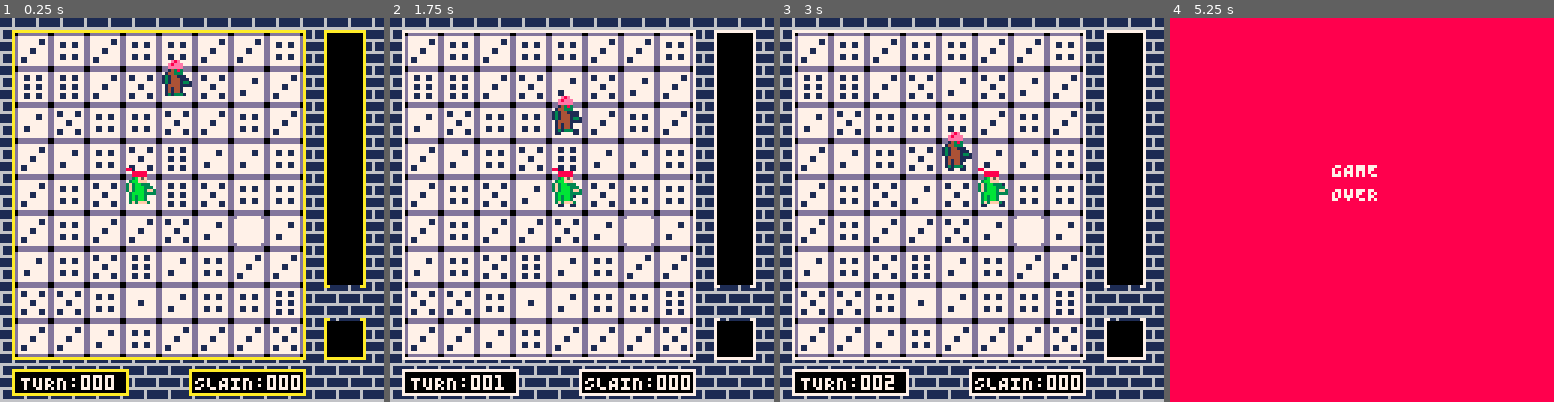
Above: before the commit, frames 1-4 (left to right).
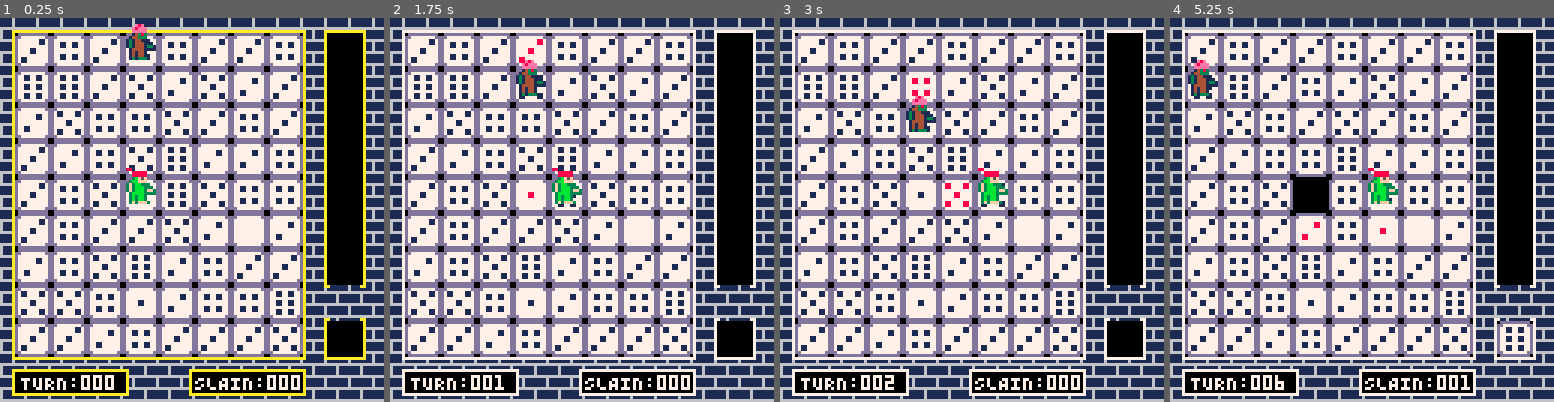
Above: after the commit, the same moments.

Repository: IAmBatby/diecastle
Game: PICO-8 cartridge diecastle.p8
Two runs of this game, one before a commit and one after it. Both use one fixed random seed, a clock stepped at 60 frames per second and the inputs below.
Inputs:
- Up to frame 1 (0.25 s): no input
- Up to frame 2 (1.75 s): tap X (X key) at 0.33, 1.07 s; tap O (Z key) at 0.7, 1.7 s; hold Right from 1.6 s (still down)
- Up to frame 3 (3 s): tap X (X key) at 1.85, 2.97 s; release Right at 2.1 s; tap O (Z key) at 2.1, 2.5, 2.9 s; hold Up 2.15-2.42 s; hold Right from 2.47 s (still down)
- Up to frame 4 (5.25 s): release Right at 3.03 s; hold Left 3.08-3.58 s; tap O (Z key) every 0.4 s from 3.3 to 4.9 s; hold Down 3.63-3.97 s; hold Right 4.02-4.68 s; tap X (X key) at 4.08, 5.2 s; hold Up 4.73-5.03 s; hold Left from 5.08 s (still down)

The runs differ from the first frame. In frame 1, 2.6% of the frame differs, in the area x 4-79%, y 1-88%; in frame 2, 2.8%; in frame 3, 3.3%; in frame 4, 100%, in the area x 0-100%, y 0-100%.

Commit message:
Bunch Of New Features
1 Turn Dice Dot Colouring
Enemy Spawn While Loop
Enemy Only Spawn On Edge
Enemy Won't Spawn On Same Column & Row As Player
Tiles Won't Go To Negative Values
Dice Item Breaking Tiles Has SFX
Dice Item Breaking Tile Below Player Kills Player

Diff:
--- a/diecastle.lua
+++ b/diecastle.lua
@@ -10,7 +10,7 @@
     tilerowcount = 7
     tilecolumncount = 8
 
-    tilerespawncountmax = 5
+    tilerespawncountmax = 16
 
     move={}
     move.x = 0
@@ -62,182 +62,88 @@
     player.sprbotx = 94
     player.sprboty = 11
     player.tileindex = 36
+    add(tileupdateindex, player.tileindex)
 
     tiles[player.tileindex].occopation = 1
 
+    --tileedgeindex={}
+    for edgeval in all(tiles) do
+        --add(tileedgeindex, edgeval)
+        edgeval.isedge = true
+        if edgeval.x > 14 and edgeval.y > 14 then
+            if edgeval.x < 86 and edgeval.y < 98 then
+                edgeval.isedge = false
+            end
+        end
+    end
+
     enemies={}
 
     GenerateEnemy(1)
 end
 
-function GenerateBackground()
-    bgsprx = 0
-    bgspry = 16
-
-    --Drawing tiled brick background 8x8
-    for j=0, 8 do
-        for i=0,8 do
-            sspr(bgsprx, bgspry, 16, 16, i * 16,j * 16)
-        end
-    end
-
-    rectfill(4,4,101,113,bordercolor) -- Level Yellow Border
-    rectfill(5,5,100,112,0) -- Level Background
-
-    rectfill(108,4,121,88,bordercolor) -- Dice Inventory Secondary Border
-    rectfill(108,89,109,89,bordercolor) -- Dice Inventory Secondary Border
-    rectfill(120,89,121,89,bordercolor) -- Dice Inventory Secondary Border
-    rectfill(109,5,120,88,0) -- Dice Inventory Secondary Background
-
-    rectfill(108,101,121,113,bordercolor) -- Dice Inventory Primary Border
-    rectfill(108,100,109,100,bordercolor) -- Dice Inventory Primary Border
-    rectfill(120,100,121,100,bordercolor) -- Dice Inventory Primary Border
-    rectfill(109,101,120,112, 0) -- Dice Inventory Primary Background
-
-    rectfill(4,117,42,125,bordercolor) -- Textbox 1 Border
-    rectfill(5,118,41,124,0) -- Textbox 1 Background
-
-    rectfill(63,117,101,125,bordercolor) -- Textbox 2 Border
-    rectfill(64,118,100,124,0) -- Textbox 2 Background
-end
-
-function GenerateLevel()
-    tiles={}
-
-    lvlsprx = 0
-    lvlspry = 0
-
-    for j=0, tilecolumncount do
-        for i=0, tilerowcount do
-            add(tiles, GenerateTile(5 + (i * 12), 5 + (j * 12)))
-        end
-    end
-end
-
-function GenerateTile(x,y)
-    tile={}
-    tile.x = x
-    tile.y = y
-    tile.value = TileValueRoll()
-    tile.sprite = tile.value
-    tile.occopation = 0
-    tile.respawncount = 0
-
-    --If a tile is a lower value we roll a 50-50 chance of raising it's value, this is a balance choice to generally create higher value tiles
-    if tile.value == 1 or 2 or 3 then
-        if flr(rnd(2)) == 1 then
-            tile.value += 1
-        end
-    end
-
-    return(tile)
-
-end
-
-function TileValueRoll()
-    value = flr(rnd(3)) + flr(rnd(3)) + flr(rnd(2)) + 1
-    return(value)
-end
-
---Unused as I prefer destroyed tiles to just be a type of tile rather than being nonexistent. this way the tiles array is always consistent with the board.
-function DestroyTile(x)
-    rectfill(tiles[x].x,tiles[x].y,tiles[x].x + 11, tiles[x].y + 11)
-    del(tiles, tiles[x])
-end
-
-function GenerateEnemy(amount)
-    enemyspawncount = 0
-    for i=1, amount do
-        p = flr(rnd(#tiles))
-        if p == 0 then
-            p = 1
-        end
-        if tiles[p].occopation == 0 and tiles[p].value != 0 then
-            enemy={}
-            enemy.x = tiles[p].x + 1
-            enemy.y = tiles[p].y - 3
-            enemy.sprx = 108
-            enemy.spry = 0
-            enemy.ypreference = true
-            enemy.tileindex = p
-            add(enemies,enemy)
-        end
-    end
-end
-
-function GenerateDice(random, notrandomvalue)
-    if #diceinventory < 8 then
-        dice={}
-        dice.x = 0
-        dice.y = 0
-        dice.value = 0
-        if random == true then
-            newdicenumber = flr(rnd(7))
-            if newdicenumber == 0 then
-                newdicenumber = 1
-            end
-            dice.value = newdicenumber
-        else
-            dice.value = notrandomvalue
-        end
-
-        if #diceinventory == 0 then
-            dice.x = diceprimaryx
-            dice.y = diceprimaryy
-        else
-            dice.x = dicesecondaryx
-            dice.y = dicesecondaryy - (12 * (#diceinventory - 1))
-        end
-        add(diceinventory, dice)
-    end
-end
-
-function ConsumeDice(positiveornegative)
-    consumevalue = positiveornegative
-    consumed = false
-    if #diceinventory != 0 then
-        debugtext = "consuming"
-        tilescount = 1
-        tilevaluecount = 0
-        for tilescounttest in all(tiles) do
-            if tiles[tilescount].value == diceinventory[1].value then
-                tilevaluecount = tiles[tilescount].value + consumevalue
-                if tilevaluecount != 7 then
-                    tiles[tilescount].value += consumevalue
-                    debugtext = "Changing Dice Value"
-                    if consumevalue == 1 then
-                        sfx(6)
-                    elseif consumevalue == -1 then
-                        sfx(13)
-                    end
-                end
-            end
-            consumed = true
-            tilescount += 1
-        end
-        if consumed == true then
-            del(diceinventory, diceinventory[1])
-
-            if #diceinventory != 0 then
-                if #diceinventory > 1 then
-                    dicecount = 1
-                    for dicecounttest in all(diceinventory) do
-                            diceinventory[dicecount].y += 12
-                            dicecount += 1
-                    end
-                end
-                diceinventory[1].x = diceprimaryx
-                diceinventory[1].y = diceprimaryy
-            end
+function _update60()
+    if inputlock == inputlockmax then
+        if gameover == true then
+            if btn(controls.left) or btn(controls.right) or btn(controls.up) or btn(controls.down) or btn(controls.a) or btn(controls.b) then
+                run()
+            end
+        end
+        bordercolor = bordercolordefault
+        if newturnrunning == false then
+           UpdatePlayer()
         end
     else
-        sfx(14)
+        inputlock += 1
+        bordercolor = 7
+    end
+end
+
+function UpdatePlayer()
+    if btn(controls.left) then
+        if Move(0, player.tileindex).valid == true then
+            player.y += move.y
+            player.x += move.x
+            player.tileindex += move.tileindex
+            NewTurn()
+        end
+    end
+    if btn(controls.right) then
+        if Move(1, player.tileindex).valid == true then
+            player.y += move.y
+            player.x += move.x
+            player.tileindex += move.tileindex
+            NewTurn()
+        end
+    end
+    if btn(controls.up) then
+        if Move(2, player.tileindex).valid == true then
+            player.y += move.y
+            player.x += move.x
+            player.tileindex += move.tileindex
+            NewTurn()
+        end
+    end
+    if btn(controls.down) then
+        if Move(3, player.tileindex).valid == true then
+            player.y += move.y
+            player.x += move.x
+            player.tileindex += move.tileindex
+            NewTurn()
+        end
+    end
+    if btn(controls.a) then
+        ConsumeDice(1)
+        inputlock = 0
+    end
+    if btn(controls.b) then
+        ConsumeDice(-1)
+        inputlock = 0
     end
 end
 
 function NewTurn()
     newturnrunning = true
-
     UpdateTiles()
 
     if tiles[player.tileindex].value <= 0 then
@@ -254,23 +160,25 @@
 end
 
 function UpdateTiles()
-    countj = 1
-
-    for diceval in all(tileupdateindex) do
-        if tiles[tileupdateindex[countj]].value != 7 then
-            tiles[tileupdateindex[countj]].value -= 1
-            if tiles[tileupdateindex[countj]].value == 0 then
+
+    for forresetingpalette in all(tiles) do
+        forresetingpalette.valueupdatedthisturn = 1
+    end
+    --Lowering Values
+    i = 1
+    for loweringdiceval in all(tileupdateindex) do
+        if tiles[tileupdateindex[i]].value != 7 and tiles[tileupdateindex[i]].value != 0 and tiles[tileupdateindex[i]].valueupdatedthisturn == 1 then
+            tiles[tileupdateindex[i]].value -= 1
+            if tiles[tileupdateindex[i]].value == 0 then
                 sfx(12)
             end
-        end
-        countj += 1
-    end
-
-    countk = 1
+            tiles[tileupdateindex[i]].valueupdatedthisturn = 3
+        end
+        i += 1
+    end
+
+    --Repawning Tiles
     for diceval2 in all(tiles) do
-        if diceval2.value < 0 then
-            diceval2.value = 0
-        end
         if diceval2.value == 0 then
             if diceval2.respawncount == tilerespawncountmax then
                 diceval2.value = TileValueRoll()
@@ -443,62 +351,6 @@
             countz += 1
             end
         end
-    end
-end
-
-function _update60()
-    if inputlock == inputlockmax then
-        if gameover == true then
-            if btn(controls.left) or btn(controls.right) or btn(controls.up) or btn(controls.down) or btn(controls.a) or btn(controls.b) then
-                run()
-            end
-        end
-        bordercolor = bordercolordefault
-        if newturnrunning == false then
-            if btn(controls.left) then
-                if Move(0, player.tileindex).valid == true then
-                    player.y += move.y
-                    player.x += move.x
-                    player.tileindex += move.tileindex
-                    NewTurn()
-                end
-            end
-            if btn(controls.right) then
-                if Move(1, player.tileindex).valid == true then
-                    player.y += move.y
-                    player.x += move.x
-                    player.tileindex += move.tileindex
-                    NewTurn()
-                end
-            end
-            if btn(controls.up) then
-                if Move(2, player.tileindex).valid == true then
-                    player.y += move.y
-                    player.x += move.x
-                    player.tileindex += move.tileindex
-                    NewTurn()
-                end
-            end
-            if btn(controls.down) then
-                if Move(3, player.tileindex).valid == true then
-                    player.y += move.y
-                    player.x += move.x
-                    player.tileindex += move.tileindex
-                    NewTurn()
-                end
-            end
-            if btn(controls.a) then
-                ConsumeDice(1)
-                inputlock = 0
-            end
-            if btn(controls.b) then
-                ConsumeDice(-1)
-                inputlock = 0
-            end
-        end
-    else
-        inputlock += 1
-        bordercolor = 7
     end
 end
 
@@ -526,26 +378,211 @@
     return(move)
 end
 
+function GenerateBackground()
+    bgsprx = 112
+    bgspry = 16
+
+    --Drawing tiled brick background 8x8
+    for j=0, 8 do
+        for i=0,8 do
+            sspr(bgsprx, bgspry, 16, 16, i * 16,j * 16)
+        end
+    end
+
+    rectfill(4,4,101,113,bordercolor) -- Level Yellow Border
+    rectfill(5,5,100,112,0) -- Level Background
+
+    rectfill(108,4,121,88,bordercolor) -- Dice Inventory Secondary Border
+    rectfill(108,89,109,89,bordercolor) -- Dice Inventory Secondary Border
+    rectfill(120,89,121,89,bordercolor) -- Dice Inventory Secondary Border
+    rectfill(109,5,120,88,0) -- Dice Inventory Secondary Background
+
+    rectfill(108,101,121,113,bordercolor) -- Dice Inventory Primary Border
+    rectfill(108,100,109,100,bordercolor) -- Dice Inventory Primary Border
+    rectfill(120,100,121,100,bordercolor) -- Dice Inventory Primary Border
+    rectfill(109,101,120,112, 0) -- Dice Inventory Primary Background
+
+    rectfill(4,117,42,125,bordercolor) -- Textbox 1 Border
+    rectfill(5,118,41,124,0) -- Textbox 1 Background
+
+    rectfill(63,117,101,125,bordercolor) -- Textbox 2 Border
+    rectfill(64,118,100,124,0) -- Textbox 2 Background
+end
+
+function GenerateLevel()
+    tiles={}
+
+    lvlsprx = 0
+    lvlspry = 0
+
+    for j=0, tilecolumncount do
+        for i=0, tilerowcount do
+            add(tiles, GenerateTile(5 + (i * 12), 5 + (j * 12)))
+        end
+    end
+end
+
+function GenerateTile(x,y)
+    tile={}
+    tile.x = x
+    tile.y = y
+    tile.value = TileValueRoll()
+    tile.sprite = tile.value
+    tile.occopation = 0
+    tile.respawncount = 0
+    tile.valueupdatedthisturn = 1
+    tile.isedge = true
+
+    --If a tile is a lower value we roll a 50-50 chance of raising it's value, this is a balance choice to generally create higher value tiles
+    if tile.value == 1 or 2 or 3 then
+        if flr(rnd(2)) == 1 then
+            tile.value += 1
+        end
+    end
+
+    return(tile)
+
+end
+
+function TileValueRoll()
+    value = flr(rnd(3)) + flr(rnd(3)) + flr(rnd(2)) + 1
+    return(value)
+end
+
+--Unused as I prefer destroyed tiles to just be a type of tile rather than being nonexistent. this way the tiles array is always consistent with the board.
+function DestroyTile(x)
+    rectfill(tiles[x].x,tiles[x].y,tiles[x].x + 11, tiles[x].y + 11)
+    del(tiles, tiles[x])
+end
+
+function GenerateEnemy(amount)
+    --enemyspawncount = 0
+    for i=1, amount do
+        foundvalidspawn = false
+        while foundvalidspawn == false do
+            randomnumber = flr(rnd(#tiles))
+            if randomnumber == 0 then
+                randomnumber = 1
+            end
+            randomtile = tiles[randomnumber]
+            if randomtile.occopation == 0 and randomtile.value != 0 and randomtile.isedge == true and randomtile.x != tiles[player.tileindex].y and randomtile.y != tiles[player.tileindex].y then
+                foundvalidspawn = true
+            end
+        end
+        enemy={}
+        enemy.x = tiles[randomnumber].x + 1
+        enemy.y = tiles[randomnumber].y - 3
+        enemy.sprx = 108
+        enemy.spry = 0
+        enemy.ypreference = true
+        enemy.tileindex = randomnumber
+        add(enemies,enemy)
+        add(tileupdateindex, enemy.tileindex)
+    end
+end
+
+function GenerateDice(random, notrandomvalue)
+    if #diceinventory < 8 then
+        dice={}
+        dice.x = 0
+        dice.y = 0
+        dice.value = 0
+        if random == true then
+            newdicenumber = flr(rnd(7))
+            if newdicenumber == 0 then
+                newdicenumber = 1
+            end
+            dice.value = newdicenumber
+        else
+            dice.value = notrandomvalue
+        end
+
+        if #diceinventory == 0 then
+            dice.x = diceprimaryx
+            dice.y = diceprimaryy
+        else
+            dice.x = dicesecondaryx
+            dice.y = dicesecondaryy - (12 * (#diceinventory - 1))
+        end
+        add(diceinventory, dice)
+    end
+end
+
+function ConsumeDice(consumevalue)
+    --consumevalue = positiveornegative
+    consumed = false -- this seems useless ngl
+
+    --Updating Affected Tiles
+    if #diceinventory != 0 then
+        tilescount = 1
+        for tilescounttest in all(tiles) do
+            if tiles[tilescount].value == diceinventory[1].value then
+                if (tiles[tilescount].value + consumevalue) != 7 then
+                    tiles[tilescount].value += consumevalue
+                    if consumevalue == 1 then
+                        sfx(6)
+                        tiles[tilescount].valueupdatedthisturn = 2
+                    elseif consumevalue == -1 then
+                        sfx(13)
+                        tiles[tilescount].valueupdatedthisturn = 3
+                    end
+                    if tiles[tilescount].value == 0 then
+                        if tiles[tilescount] == tiles[player.tileindex] then
+                            gameover = true
+                        end
+                        sfx(12)
+                    end
+                end
+            end
+            consumed = true
+            tilescount += 1
+        end
+
+        --Updating Inventory
+        if consumed == true then
+            del(diceinventory, diceinventory[1])
+
+            if #diceinventory != 0 then
+                if #diceinventory > 1 then
+                    dicecount = 1
+                    for dicecounttest in all(diceinventory) do
+                            diceinventory[dicecount].y += 12
+                            dicecount += 1
+                    end
+                end
+                diceinventory[1].x = diceprimaryx
+                diceinventory[1].y = diceprimaryy
+            end
+        end
+    else
+        sfx(14)
+    end
+end
+
 function _draw()
     cls()
     GenerateBackground()
 
-    counti = 1
     for drawval in all(tiles) do
-        sspr((tiles[counti].value * 12), 0, 12, 12, tiles[counti].x, tiles[counti].y)
-        counti += 1
-    end
-
-    counth = 1
-    for drawval2 in all(enemies) do
-        sspr(enemies[counth].sprx, enemies[counth].spry, 12, 12, enemies[counth].x, enemies[counth].y)
-        counth += 1
-    end
-
-    countk = 1
-    for drawval3 in all(diceinventory) do
-        sspr(diceinventory[countk].value * 12, 0, 12,12, diceinventory[countk].x, diceinventory[countk].y)
-        countk += 1
+        if drawval.value != 0 then
+            sspr(12, 0, 12, 12, drawval.x, drawval.y)
+            sspr((drawval.value * 12), drawval.valueupdatedthisturn * 12, 12, 12, drawval.x, drawval.y)
+        else
+            sspr(0, 0, 12, 12, drawval.x, drawval.y)
+        end
+    end
+
+    --for drawedgeval in all(tileedgeindex) do
+        --rectfill(drawedgeval.x + 5, drawedgeval.y + 5, drawedgeval.x + 7, drawedgeval.y + 7, 12)
+    --end
+
+    for enemiesval in all(enemies) do
+        sspr(enemiesval.sprx, enemiesval.spry, 12, 12, enemiesval.x, enemiesval.y)
+    end
+
+    for diceinventoryval in all(diceinventory) do
+        sspr( 12, 0, 12, 12, diceinventoryval.x, diceinventoryval.y)
+        sspr(diceinventoryval.value * 12, 12, 12,12, diceinventoryval.x, diceinventoryval.y)
     end
 
     sspr(player.sprtopx,player.sprtopy,12,12,player.x,player.y)
@@ -568,7 +605,6 @@
     end
     print(slaintext, 65, 119, 7)
 
-
     if gameover then
         if gameoversoundcheck == false then
             sfx(8)
Not shown, changed: 189 lines of the sprite sheet (__gfx__) section of diecastle.p8
Not shown, changed: the thumbnail (__label__) section of diecastle.p8
Not shown, changed: the sound effects (__sfx__) section of diecastle.p8
